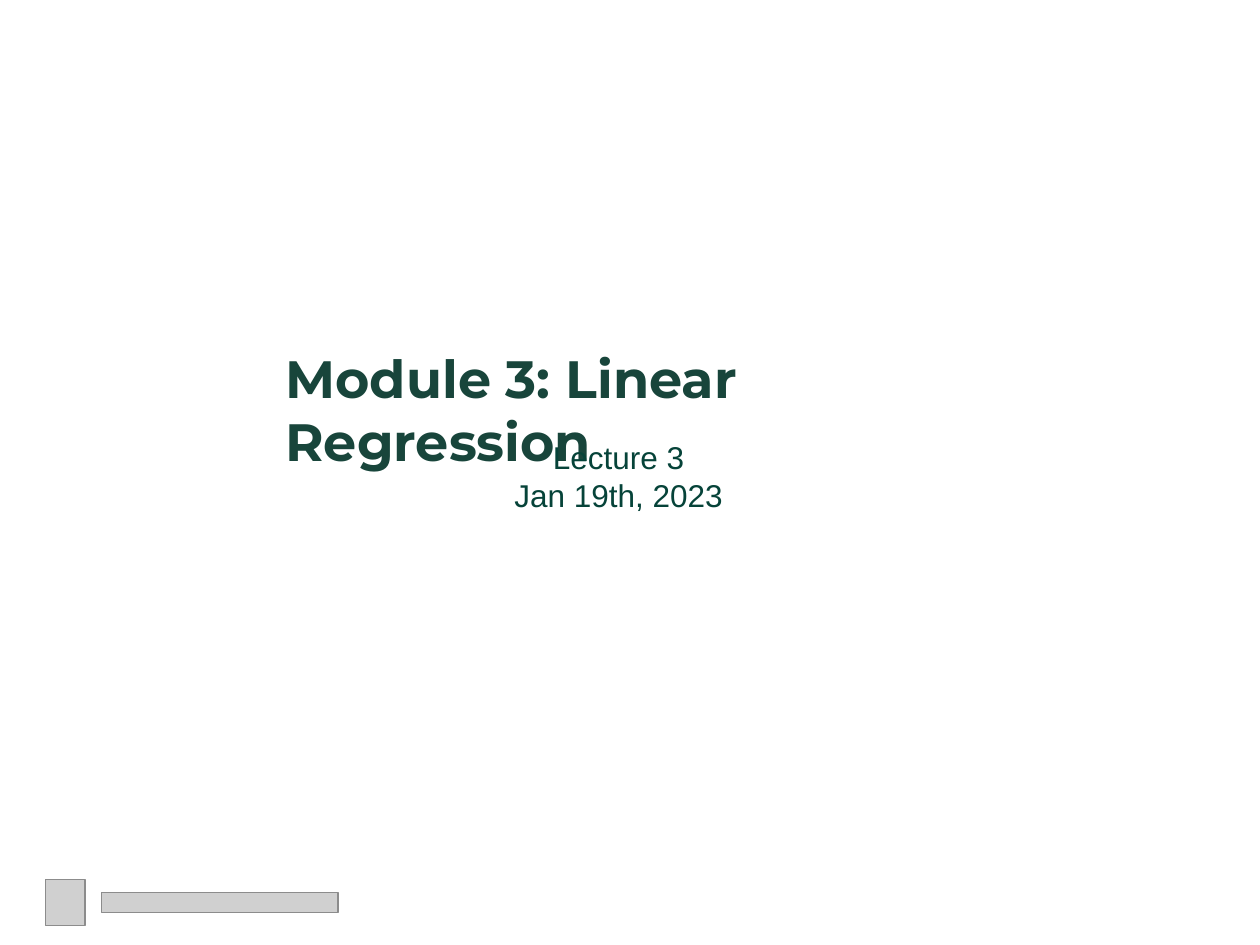
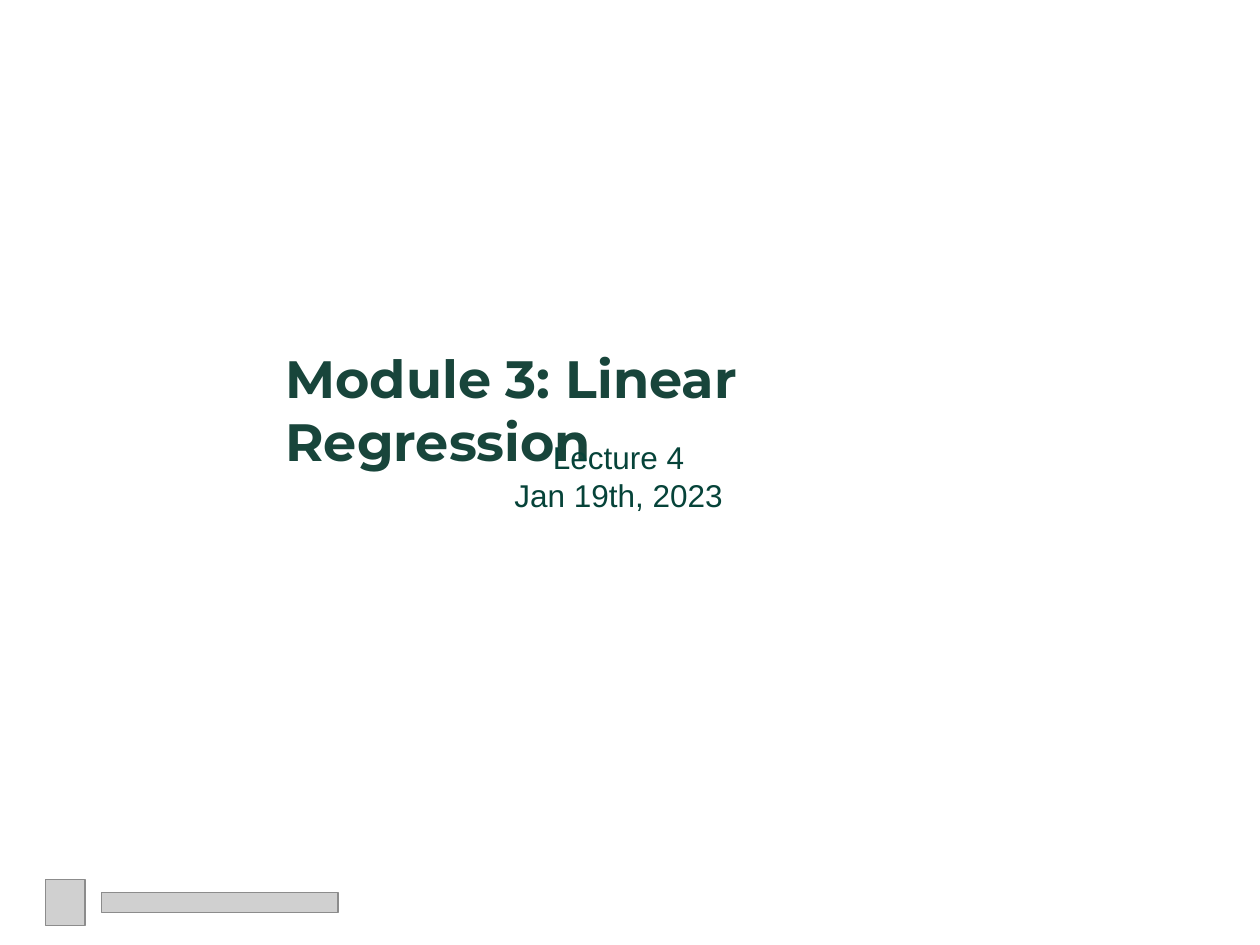
Before and after one commit to yuyingxie/CMSE381_SP2023, a slide deck: slide 1 of Lectures/Lec4/Lec4.pptx. Drawn at 1260x945 pixels with LibreOffice and Linux fonts; fonts in the diff are those of the drawing; grey boxes stand for pictures; background and template pictures are left out. Boxes give left, top, right and bottom in pixels: in the first picture for what was removed or moved away, otherwise in the second. Text is boxed around its words. In the diff, an @@ line names an element or a change of style, - is before the commit and + after.

```diff
--- a/Lectures/Lec4/Lec4.pptx
+++ b/Lectures/Lec4/Lec4.pptx
@@ text at (553, 444, 685, 470): text changed @@
-Lecture 3
+Lecture 4
```
Also in this commit, not shown: 1 slide added, 1 slide removed, 2 other files.
